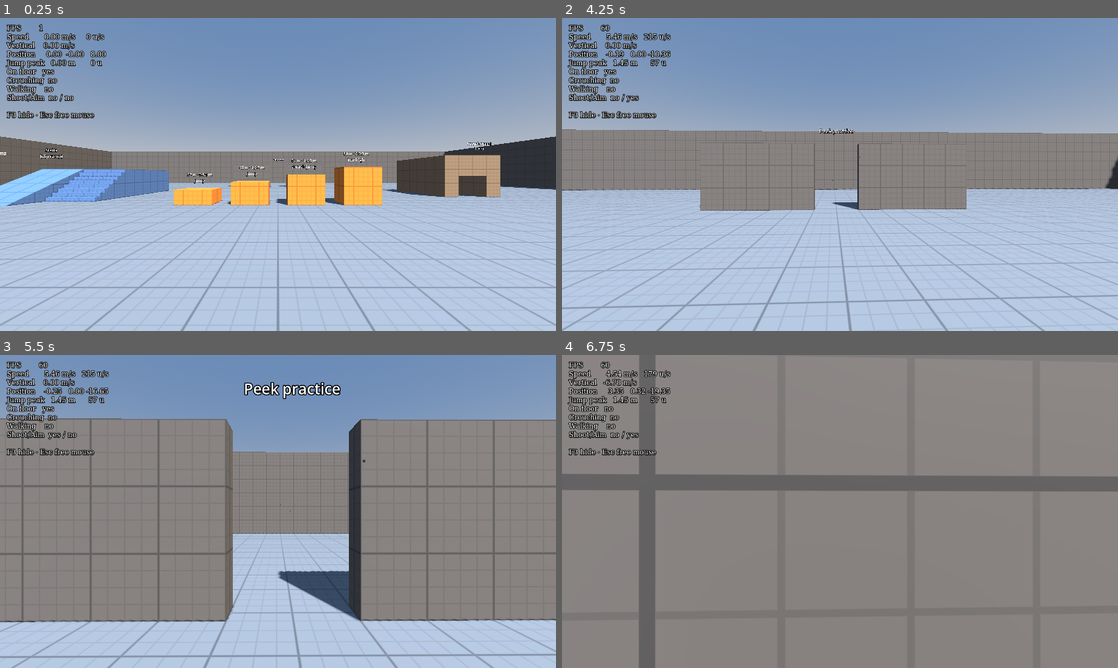
Above: before the commit, frames 1-4 (two rows, left to right).
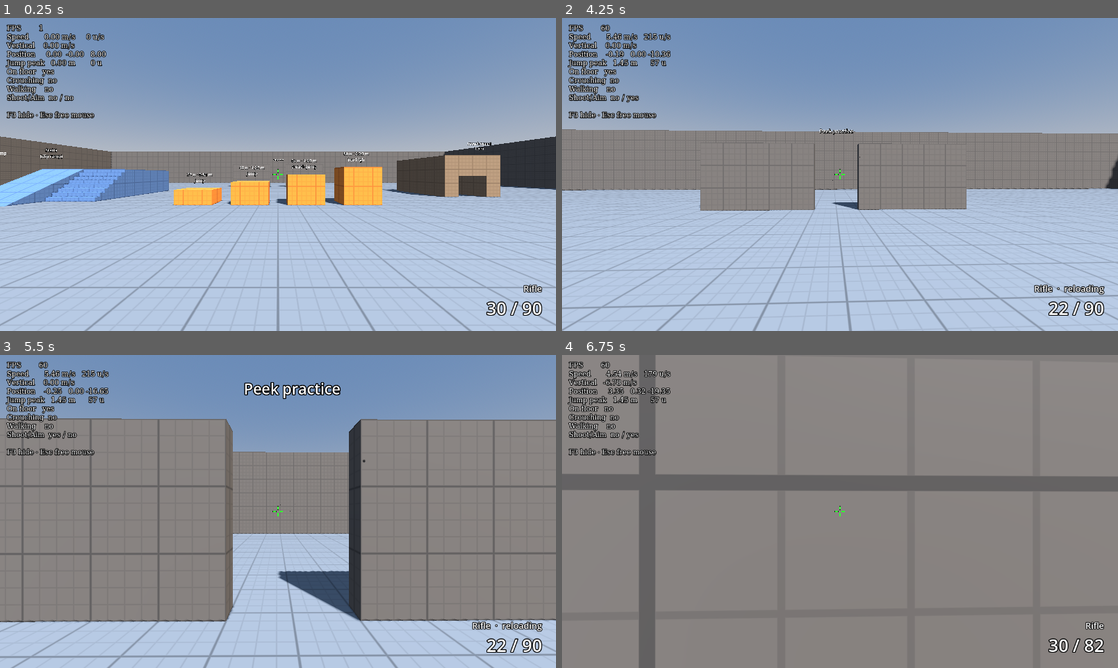
Above: after the commit, the same moments.

Repository: Jankozeluh/Chiip
Game: Godot game, scene res://maps/test_map.tscn
Same seed, same stepped clock (60 frames per second), same inputs: the game is played once before the commit and once after it.
Inputs (mouse positions are in pixels of both pictures, inside the frame that each line leads up to):
- Up to frame 1 (0.25 s): no input
- Up to frame 2 (4.25 s): tap Enter at 0.5 s; move the mouse to (867, 174) at 0.52 s; hold Right mouse button (aim) 0.53-1.28 s; hold W (move_forward) from 0.53 s (still down); tap Space (jump) at 0.77, 1.52, 3.02, 3.77 s; move the mouse to (812, 174) at 1.27 s; tap Ctrl (crouch) at 1.35 s; move the mouse to (851, 168) at 2.02 s; press the mouse at (851, 168) at 2.03 s; move the mouse to (834, 180) at 2.77 s; release the mouse at (834, 180) at 2.78 s; tap Shift (walk) at 2.85 s; move the mouse to (878, 177) at 3.52 s; hold Right mouse button (aim) from 3.53 s (still down); tap R (reload) at 4.15 s
- Up to frame 3 (5.5 s): keep holding W (move_forward); move the mouse to (233, 508) at 4.27 s; release Right mouse button (aim) at 4.28 s; tap Ctrl (crouch) at 4.35 s; tap Space (jump) at 4.52 s; move the mouse to (283, 511) at 5.02 s; press the mouse at (283, 511) at 5.03 s
- Up to frame 4 (6.75 s): move the mouse to (817, 505) at 5.77 s; release W (move_forward) at 5.78 s; release the mouse at (817, 505) at 5.78 s; hold D (move_right) 5.78-6.53 s; tap Shift (walk) at 5.85 s; tap Space (jump) at 6.02 s; move the mouse to (867, 511) at 6.52 s; hold W (move_forward) from 6.53 s (still down); hold Right mouse button (aim) from 6.53 s (still down)

The runs differ from the first frame. In frame 1, 0.4% of the frame differs, in the area x 49-98%, y 48-96%; in frame 2, 0.5%; in frame 3, 0.5%; in frame 4, 0.4%.

Commit message:
M2: Add HUD with CS-style crosshair and ammo counter
Crosshair drawn with _draw() (length, gap, thickness, color, outline,
dot; static or dynamic from the real inaccuracy cone), weapon name with
reload state, and ammo counter that turns red when low.

Co-Authored-By: Claude Opus 5.5 <noreply@anthropic.com>

Diff:
--- a/maps/test_map.tscn
+++ b/maps/test_map.tscn
@@ -3,6 +3,7 @@
 [ext_resource type="Shader" path="res://shaders/prototype_grid.gdshader" id="grid_shader"]
 [ext_resource type="PackedScene" path="res://player/player.tscn" id="player_scene"]
 [ext_resource type="PackedScene" path="res://ui/debug_overlay.tscn" id="debug_overlay_scene"]
+[ext_resource type="PackedScene" path="res://ui/hud.tscn" id="hud_scene"]
 
 [sub_resource type="ProceduralSkyMaterial" id="sky_material"]
 sky_top_color = Color(0.32, 0.42, 0.58, 1)
@@ -203,6 +204,9 @@
 [node name="DebugOverlay" parent="." node_paths=PackedStringArray("player") instance=ExtResource("debug_overlay_scene")]
 player = NodePath("../Player")
 
+[node name="HUD" parent="." node_paths=PackedStringArray("player") instance=ExtResource("hud_scene")]
+player = NodePath("../Player")
+
 [node name="Labels" type="Node3D" parent="."]
 
 [node name="Box32Label" type="Label3D" parent="Labels"]
--- /dev/null
+++ b/ui/crosshair.gd
@@ -0,0 +1,53 @@
+class_name Crosshair
+extends Control
+## A CS-style crosshair drawn in code: four lines around the screen center
+## with a gap, an optional outline and an optional center dot.
+##
+## Static by default. In dynamic mode the gap opens up to show the current
+## inaccuracy cone, so you can see where shots can land.
+
+## Line color. CS green by default.
+@export var color: Color = Color(0.2, 1.0, 0.2)
+## Length of each line, in pixels.
+@export var length: float = 7.0
+## Distance from the center to where each line starts, in pixels.
+@export var gap: float = 4.0
+## Line thickness, in pixels.
+@export var thickness: float = 2.0
+## Draw a dark 1-pixel outline around the lines.
+@export var outline: bool = true
+## Draw a dot in the center.
+@export var dot: bool = false
+## Open the gap to show the current inaccuracy (CS's dynamic crosshair).
+@export var dynamic: bool = false
+
+## Current inaccuracy in degrees. The HUD sets it every frame; only used in dynamic mode.
+var spread_degrees: float = 0.0
+
+
+func _draw() -> void:
+	var center := (size / 2.0).floor()
+	var current_gap := gap + _spread_in_pixels() if dynamic else gap
+	var half := thickness / 2.0
+	var lines: Array[Rect2] = [
+		Rect2(center.x - half, center.y - current_gap - length, thickness, length),
+		Rect2(center.x - half, center.y + current_gap, thickness, length),
+		Rect2(center.x - current_gap - length, center.y - half, length, thickness),
+		Rect2(center.x + current_gap, center.y - half, length, thickness),
+	]
+	if dot:
+		lines.append(Rect2(center - Vector2(half, half), Vector2(thickness, thickness)))
+	if outline:
+		for line in lines:
+			draw_rect(line.grow(1.0), Color(0.0, 0.0, 0.0, color.a * 0.8))
+	for line in lines:
+		draw_rect(line, color)
+
+
+## How many pixels the inaccuracy cone covers on screen, from the camera's field of view.
+func _spread_in_pixels() -> float:
+	var camera := get_viewport().get_camera_3d()
+	if camera == null:
+		return 0.0
+	var half_screen_height := get_viewport_rect().size.y / 2.0
+	return tan(deg_to_rad(spread_degrees)) / tan(deg_to_rad(camera.fov / 2.0)) * half_screen_height
--- /dev/null
+++ b/ui/hud.gd
@@ -0,0 +1,40 @@
+extends CanvasLayer
+## The in-game HUD: crosshair, ammo counter and weapon name.
+## Listens to the player's weapon through its signals.
+
+## Magazine counts at or below this fraction of a full magazine are shown in red.
+const LOW_AMMO_FRACTION := 0.25
+const LOW_AMMO_COLOR := Color(1.0, 0.4, 0.3)
+
+## The player whose weapon the HUD shows.
+@export var player: Player
+
+@onready var _crosshair: Crosshair = $Crosshair
+@onready var _ammo_label: Label = $AmmoLabel
+@onready var _weapon_label: Label = $WeaponLabel
+
+
+func _ready() -> void:
+	var weapon := player.weapon
+	weapon.ammo_changed.connect(_on_ammo_changed)
+	weapon.reload_started.connect(_update_weapon_label)
+	weapon.reload_finished.connect(_update_weapon_label)
+	_on_ammo_changed(weapon.magazine, weapon.reserve)
+	_update_weapon_label()
+
+
+func _process(_delta: float) -> void:
+	if _crosshair.dynamic:
+		_crosshair.spread_degrees = player.weapon.get_inaccuracy()
+		_crosshair.queue_redraw()
+
+
+func _on_ammo_changed(magazine: int, reserve: int) -> void:
+	_ammo_label.text = "%d / %d" % [magazine, reserve]
+	var low := magazine <= player.weapon.data.magazine_size * LOW_AMMO_FRACTION
+	_ammo_label.modulate = LOW_AMMO_COLOR if low else Color.WHITE
+
+
+func _update_weapon_label() -> void:
+	var weapon := player.weapon
+	_weapon_label.text = weapon.data.display_name + ("  ·  reloading" if weapon.is_reloading() else "")
--- /dev/null
+++ b/ui/hud.tscn
@@ -0,0 +1,50 @@
+[gd_scene format=3]
+
+[ext_resource type="Script" path="res://ui/hud.gd" id="hud_script"]
+[ext_resource type="Script" path="res://ui/crosshair.gd" id="crosshair_script"]
+
+[node name="HUD" type="CanvasLayer"]
+script = ExtResource("hud_script")
+
+[node name="Crosshair" type="Control" parent="."]
+anchors_preset = 15
+anchor_right = 1.0
+anchor_bottom = 1.0
+grow_horizontal = 2
+grow_vertical = 2
+mouse_filter = 2
+script = ExtResource("crosshair_script")
+
+[node name="WeaponLabel" type="Label" parent="."]
+anchors_preset = 3
+anchor_left = 1.0
+anchor_top = 1.0
+anchor_right = 1.0
+anchor_bottom = 1.0
+offset_left = -352.0
+offset_top = -112.0
+offset_right = -32.0
+offset_bottom = -80.0
+grow_horizontal = 0
+grow_vertical = 0
+theme_override_colors/font_outline_color = Color(0, 0, 0, 1)
+theme_override_constants/outline_size = 6
+theme_override_font_sizes/font_size = 20
+horizontal_alignment = 2
+
+[node name="AmmoLabel" type="Label" parent="."]
+anchors_preset = 3
+anchor_left = 1.0
+anchor_top = 1.0
+anchor_right = 1.0
+anchor_bottom = 1.0
+offset_left = -352.0
+offset_top = -80.0
+offset_right = -32.0
+offset_bottom = -24.0
+grow_horizontal = 0
+grow_vertical = 0
+theme_override_colors/font_outline_color = Color(0, 0, 0, 1)
+theme_override_constants/outline_size = 8
+theme_override_font_sizes/font_size = 40
+horizontal_alignment = 2
Not shown, added: ui/crosshair.gd.uid
Not shown, added: ui/hud.gd.uid
Not shown, changed: README.md
Not shown, changed: docs/ARCHITECTURE.md
Not shown, changed: docs/DEVLOG.md
Not shown, changed: docs/GAME_DESIGN.md
Not shown, changed: docs/LEARNING.md
Not shown, changed: docs/PLAN.md
